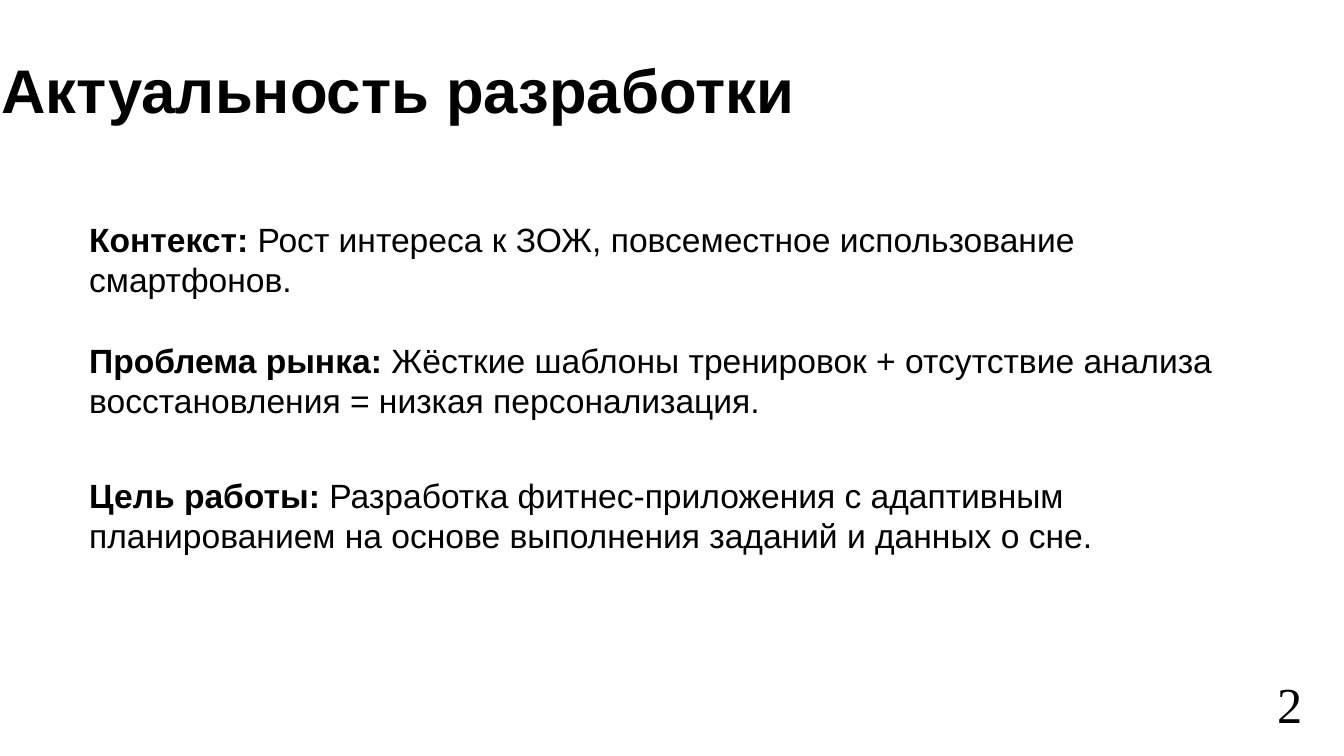
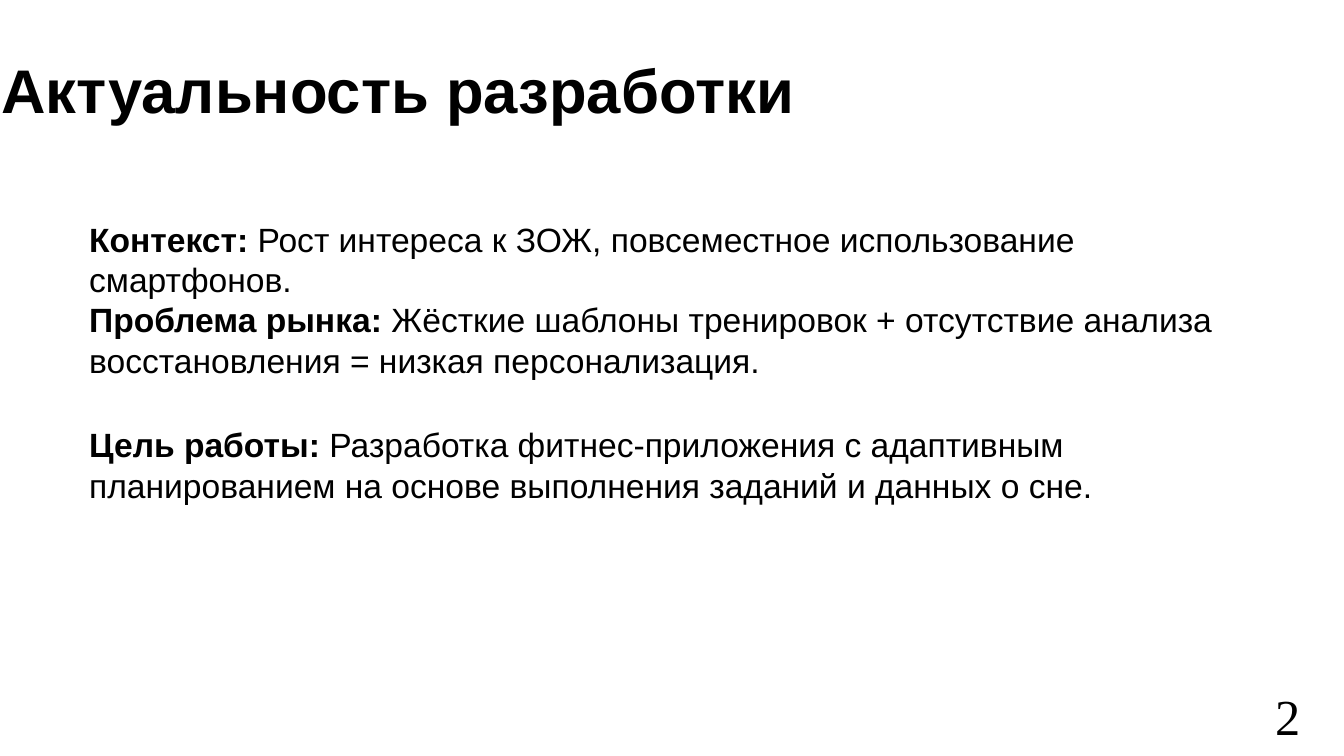
Before and after one commit to vafeenHub/VSU-scientific-activities_6-7-8-semester, a slide deck: slide 2 of src/works/diploma/presentation.odp. Drawn at 1344x756 pixels with LibreOffice and Linux fonts; fonts in the diff are those of the drawing. Boxes give left, top, right and bottom in pixels: in the first picture for what was removed or moved away, otherwise in the second. Text is boxed around its words. In the diff, an @@ line names an element or a change of style, - is before the commit and + after.

```diff
--- a/src/works/diploma/presentation.odp
+++ b/src/works/diploma/presentation.odp
@@ text "Контекст: Рост интереса к ЗОЖ, ..." rewrapped from bbox=[89, 228, 1212, 555] to bbox=[89, 228, 1212, 505] @@
@@ page number: place and size @@
-page number at bbox=[1277, 689, 1302, 723]
+page number at bbox=[1275, 701, 1300, 735]
@@ page number at bbox=[1275, 701, 1300, 735]: alignment left to centre @@
```
Also in this commit, not shown: 7 other slides changed, 8 other files.
